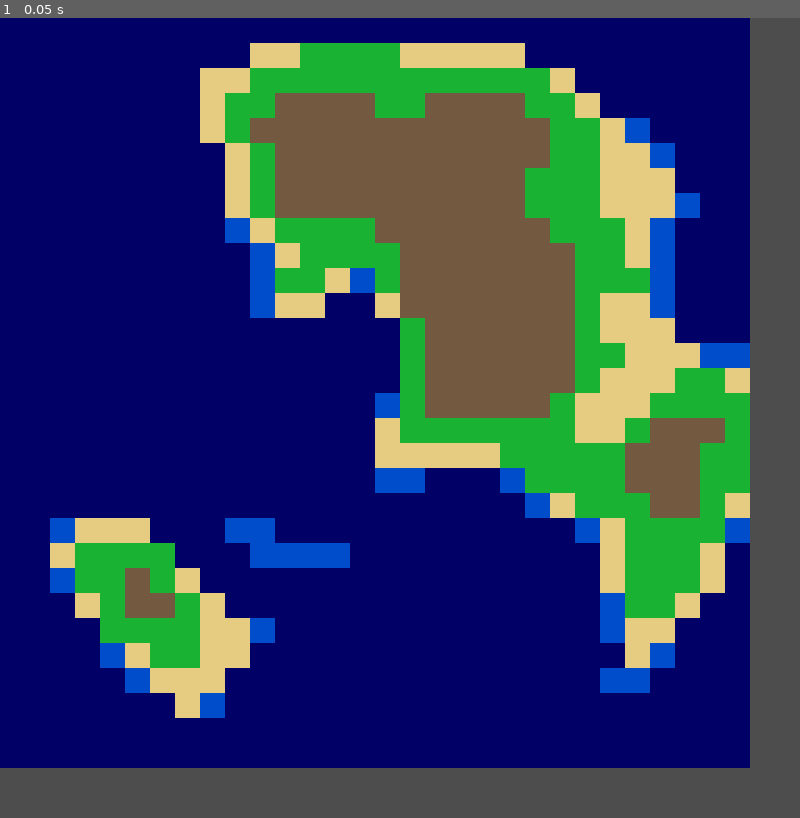
Above: before the commit, frame 1.
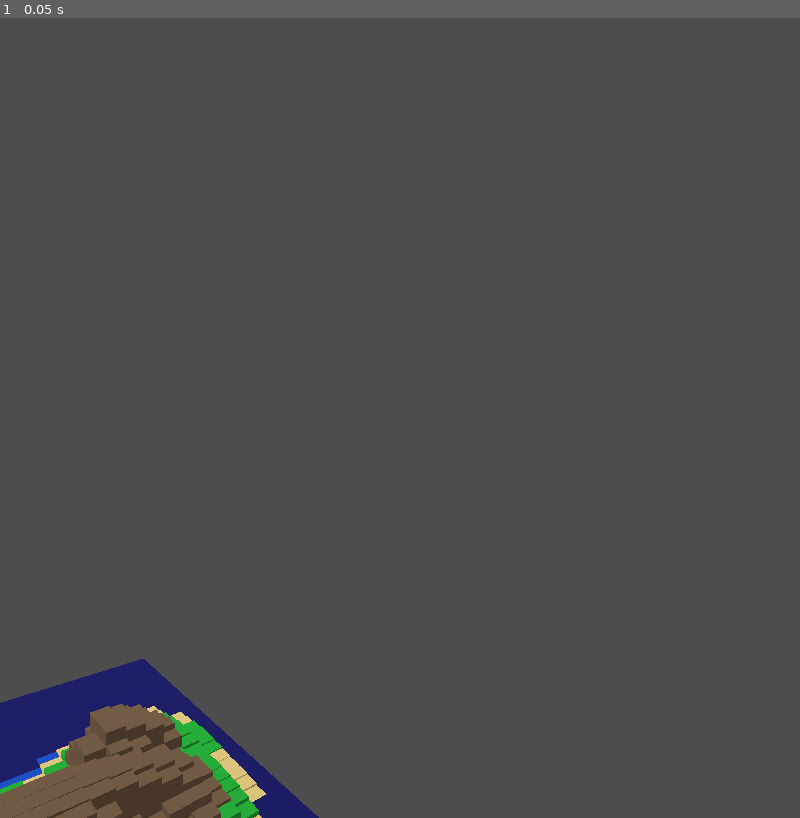
Above: after the commit, the same moment.

Repository: Latheror/VillageWar
Game: Godot game, scene res://main.tscn
Same seed, same stepped clock (60 frames per second), same inputs: the game is played once before the commit and once after it.
Inputs:
- Up to frame 1 (0.05 s): no input

The runs differ from the first frame. In frame 1, 90% of the frame differs, in the area x 0-94%, y 0-100%.

Commit message:
Start switching to 3D (camera is not well placed)

Diff:
--- a/main.gd
+++ b/main.gd
@@ -1,7 +1,7 @@
-extends Node2D
+extends Node3D
 
 const SIZE: int = 30
-const TILE_SIZE: float = 32.0
+const TILE_SIZE: float = 1.0  # In 3D, 1 unit per tile
 
 # --- Island shape ---
 const SHAPE_FREQ: float = 0.05
@@ -17,6 +17,7 @@
 const BASE_HEIGHT: float = 18.0
 const DETAIL_FREQ: float = 0.08
 const DETAIL_MULT: float = 4.0
+const HEIGHT_SCALE: float = 0.1
 
 # --- Biomes ---
 const DEEP_WATER_THRESHOLD: float = -6.0
@@ -64,7 +65,7 @@
 
 			# Skip tiles that are basically water or near edges
 			if land_factor <= 0.0 or edge_mask > 0.95:
-				_draw_tile(x, y, TILE_SIZE, Color(0.0, 0.0, 0.4))
+				_draw_tile(x, y, TILE_SIZE, Color(0.0, 0.0, 0.4), 0.1)
 				continue
 
 			# -------------------------
@@ -86,23 +87,33 @@
 			# Biomes
 			# -------------------------
 			var color: Color
+			var tile_height: float = 0.1  # default for water
 			if height < DEEP_WATER_THRESHOLD:
 				color = Color(0.0, 0.0, 0.4)
 			elif height < WATER_THRESHOLD:
 				color = Color(0.0, 0.3, 0.8)
-			elif height < SAND_THRESHOLD and land_factor > 0.0:
-				color = Color(0.9, 0.8, 0.5)  # sand
-			elif height < PLAIN_THRESHOLD:
-				color = Color(0.1, 0.7, 0.2)  # plains
 			else:
-				color = Color(0.45, 0.35, 0.25)  # mountains
+				# Land
+				tile_height = max(height * HEIGHT_SCALE, 0.1)
+				if height < SAND_THRESHOLD:
+					color = Color(0.9, 0.8, 0.5)  # sand
+				elif height < PLAIN_THRESHOLD:
+					color = Color(0.1, 0.7, 0.2)  # plains
+				else:
+					color = Color(0.45, 0.35, 0.25)  # mountains
 
-			_draw_tile(x, y, TILE_SIZE, color)
+			_draw_tile(x, y, TILE_SIZE, color, tile_height)
 
 
-func _draw_tile(x: int, y: int, tile_size: float, color: Color) -> void:
-	var rect: ColorRect = ColorRect.new()
-	rect.size = Vector2(tile_size, tile_size)
-	rect.position = Vector2(x * tile_size, y * tile_size)
-	rect.color = color
-	add_child(rect)
+func _draw_tile(x: int, y: int, tile_size: float, color: Color, height: float) -> void:
+	var mesh_instance = MeshInstance3D.new()
+	var box_mesh = BoxMesh.new()
+	box_mesh.size = Vector3(tile_size, height, tile_size)
+	mesh_instance.mesh = box_mesh
+
+	var material = StandardMaterial3D.new()
+	material.albedo_color = color
+	mesh_instance.material_override = material
+
+	mesh_instance.position = Vector3(x * tile_size, height / 2, y * tile_size)
+	add_child(mesh_instance)
--- a/main.tscn
+++ b/main.tscn
@@ -2,5 +2,13 @@
 
 [ext_resource type="Script" path="res://main.gd" id="1"]
 
-[node name="Main" type="Node2D"]
+[node name="Main" type="Node3D"]
 script = ExtResource("1")
+
+[node name="Camera3D" type="Camera3D" parent="."]
+transform = Transform3D(0.707107, 0, 0.707107, 0, 1, 0, -0.707107, 0, 0.707107, 45, 20, 15)
+fov = 75.0
+
+[node name="DirectionalLight3D" type="DirectionalLight3D" parent="."]
+transform = Transform3D(0.866025, -0.433013, 0.25, 0, 0.5, 0.866025, -0.5, -0.75, 0.433013, 0, 10, 0)
+light_energy = 1.0
